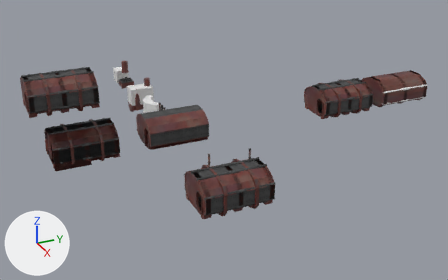
An edit to the Blender file Blender/podzemi.blend, drawn before and after from the same camera.
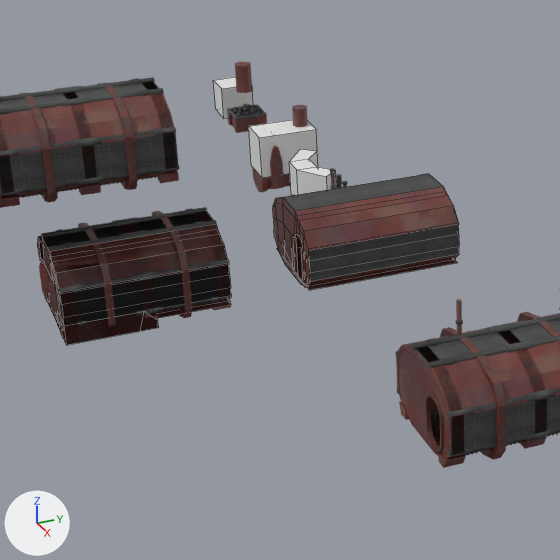
Old and new are each drawn whole from a 50 mm camera at (71.8, -24.8, 34.0) aimed at (-0.5, 7.7, -2.2) and again close up on the part from 7% to 55% of the width and 13% to 91% of the height. The axes (+X, +Y, +Z) are drawn at lower left. The lights are the same throughout. The last two pictures show the newer version. The close-ups show mesh edges as thin lines.
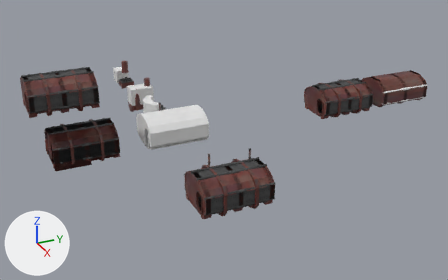
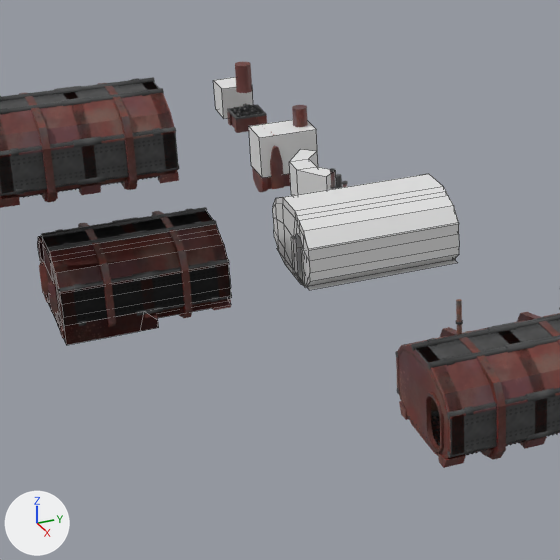
The change, as a list of edits to the scene's bpy script:
```text
Change me_cube_001:
    where me_cube_001.from_pydata(...)  # 116 vertices, 97 faces; spans x -3.0..3.0, y -4.09..4.09, z -0.34..3.56
    used by ob_cube_010; location = (0.0, 0.0, 0.0)
    me_cube_001 part 1: all 66 faces that had it switch from mat_material_007 (picture img_wall_png_003) to no material
    me_cube_001 part 2: all 7 faces that had it switch from mat_material_012 (picture img_matky_png_001) to no material
    me_cube_001 part 3: all 24 faces that had it switch from mat_material_014 (picture img_wall_png_004) to no material
```

Pixel boxes [x1, y1, x2, y2] of what changed, in the close-ups (560 x 560 px):
part 1 of me_cube_001, recoloured (brown to white): [273, 187, 459, 290] in both
part 2 of me_cube_001, recoloured (grey to white): [283, 174, 459, 281] in both
part 3 of me_cube_001, recoloured: [291, 237, 456, 287] in both
